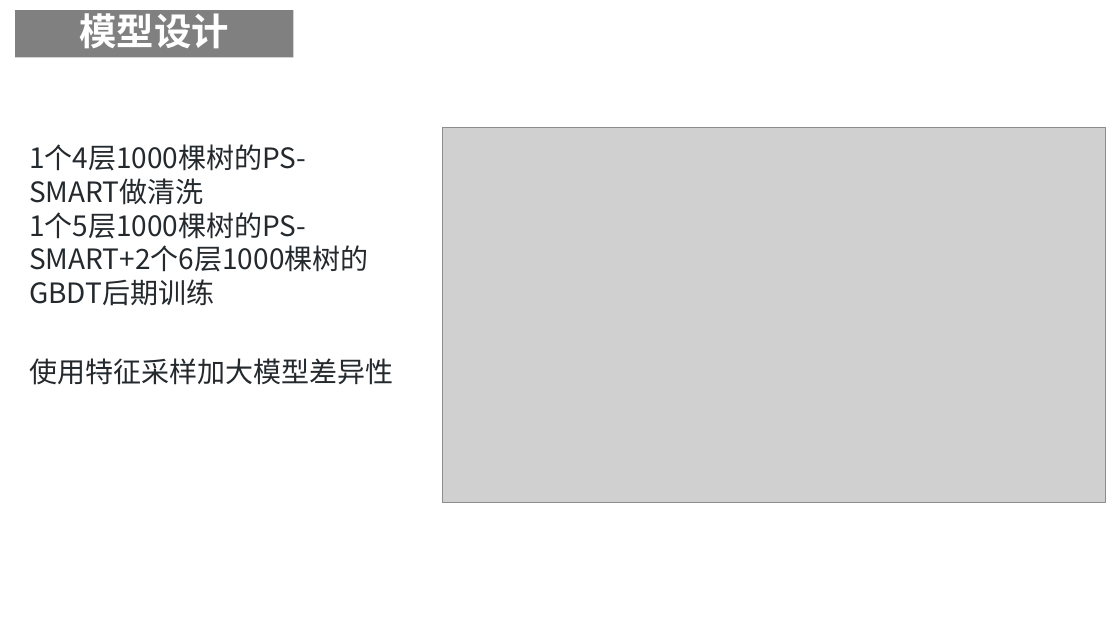
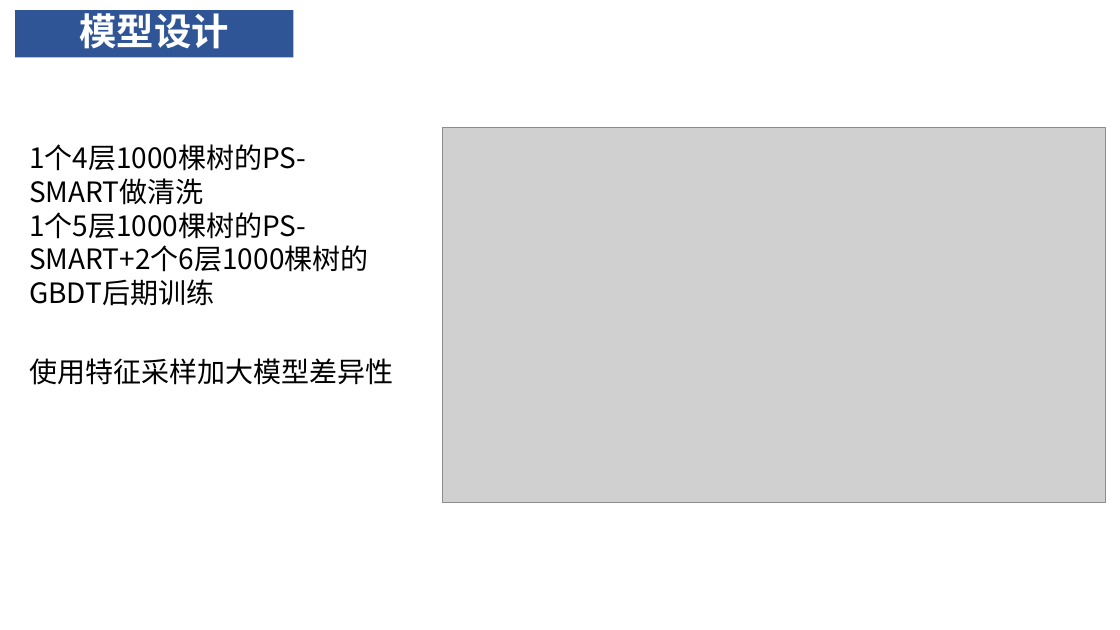
Before and after one commit to lvniqi/tianchi_power, a slide deck: slide 23 of presentation.pptx. Drawn at 1120x630 pixels with LibreOffice and Linux fonts; fonts in the diff are those of the drawing; grey boxes stand for pictures; background and template pictures are left out. Boxes give left, top, right and bottom in pixels: in the first picture for what was removed or moved away, otherwise in the second. Text is boxed around its words. In the diff, an @@ line names an element or a change of style, - is before the commit and + after.

```diff
--- a/presentation.pptx
+++ b/presentation.pptx
@@ rectangle "模型设计" at [15,10,293,57]: fill #808080 to #2F5597 @@
@@ text "1个4层1000棵树的PS-SMART做清洗" at [29,144,368,272]: text colour #24292E to #000000 @@
@@ text "使用特征采样加大模型差异性" at [29,358,393,385]: text colour #24292E to #000000 @@
```
Also in this commit, not shown: 27 other slides changed.
